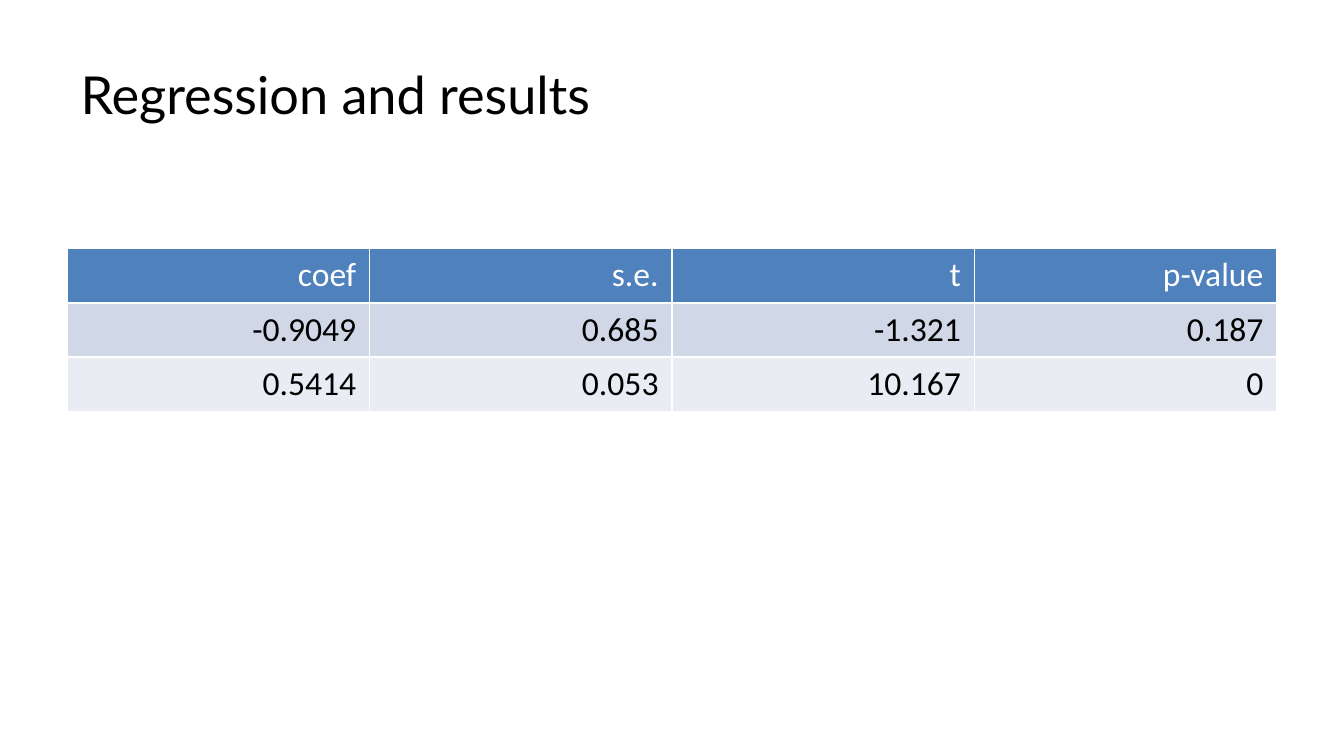
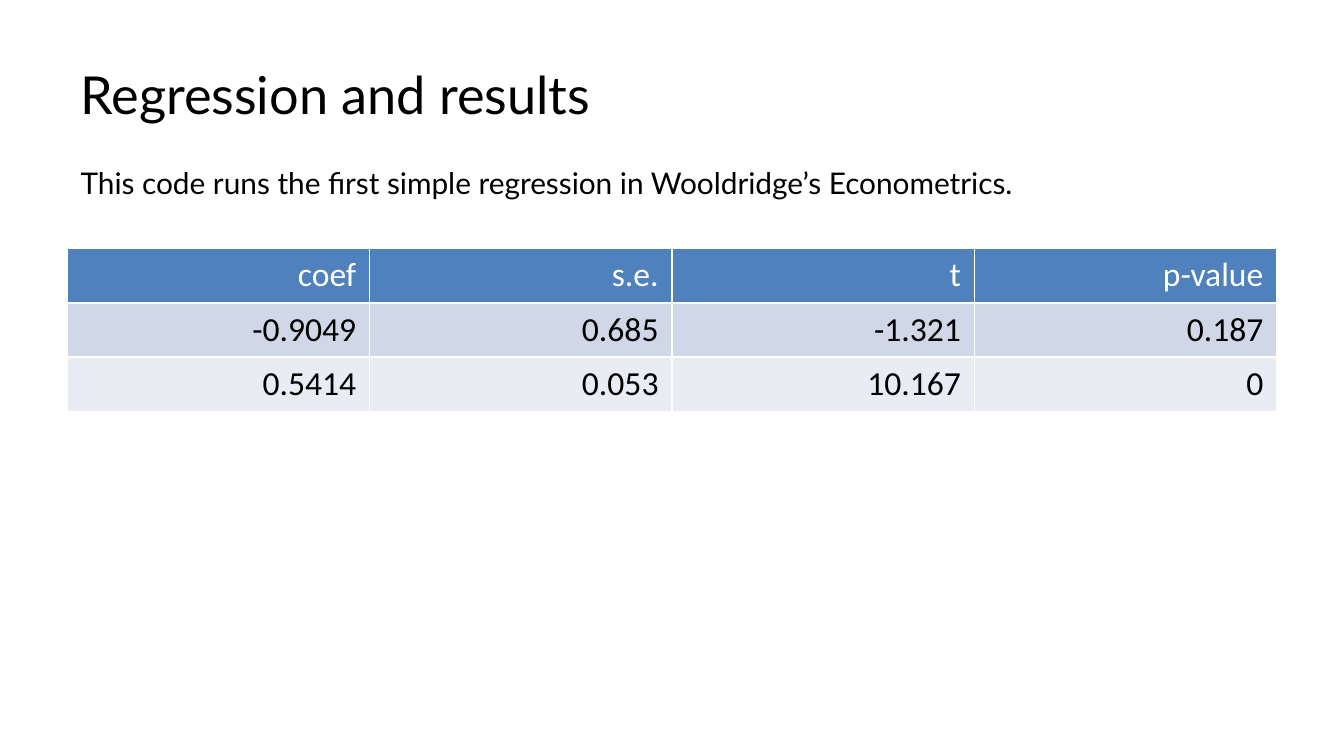
Before and after one commit to lucas-a-meyer/using-quarto, a slide deck: slide 15 of docs/presentation.pptx. Drawn at 1344x756 pixels with LibreOffice and Linux fonts; fonts in the diff are those of the drawing. Boxes give left, top, right and bottom in pixels: in the first picture for what was removed or moved away, otherwise in the second. Text is boxed around its words. In the diff, an @@ line names an element or a change of style, - is before the commit and + after.

```diff
--- a/docs/presentation.pptx
+++ b/docs/presentation.pptx
@@ text added at (81, 171, 1013, 200), 16 pt, text #000000 @@
+This code runs the first simple regression in Wooldridge’s Econometrics.
```
Also in this commit, not shown: 1 slide added, 2 other files.
